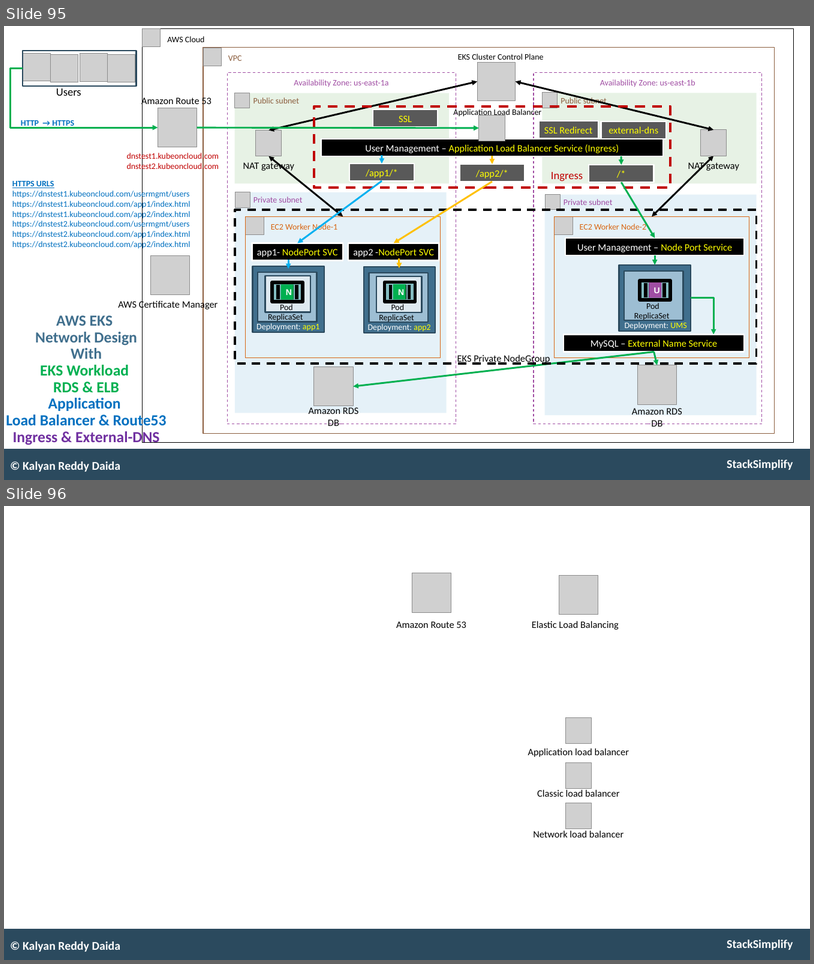
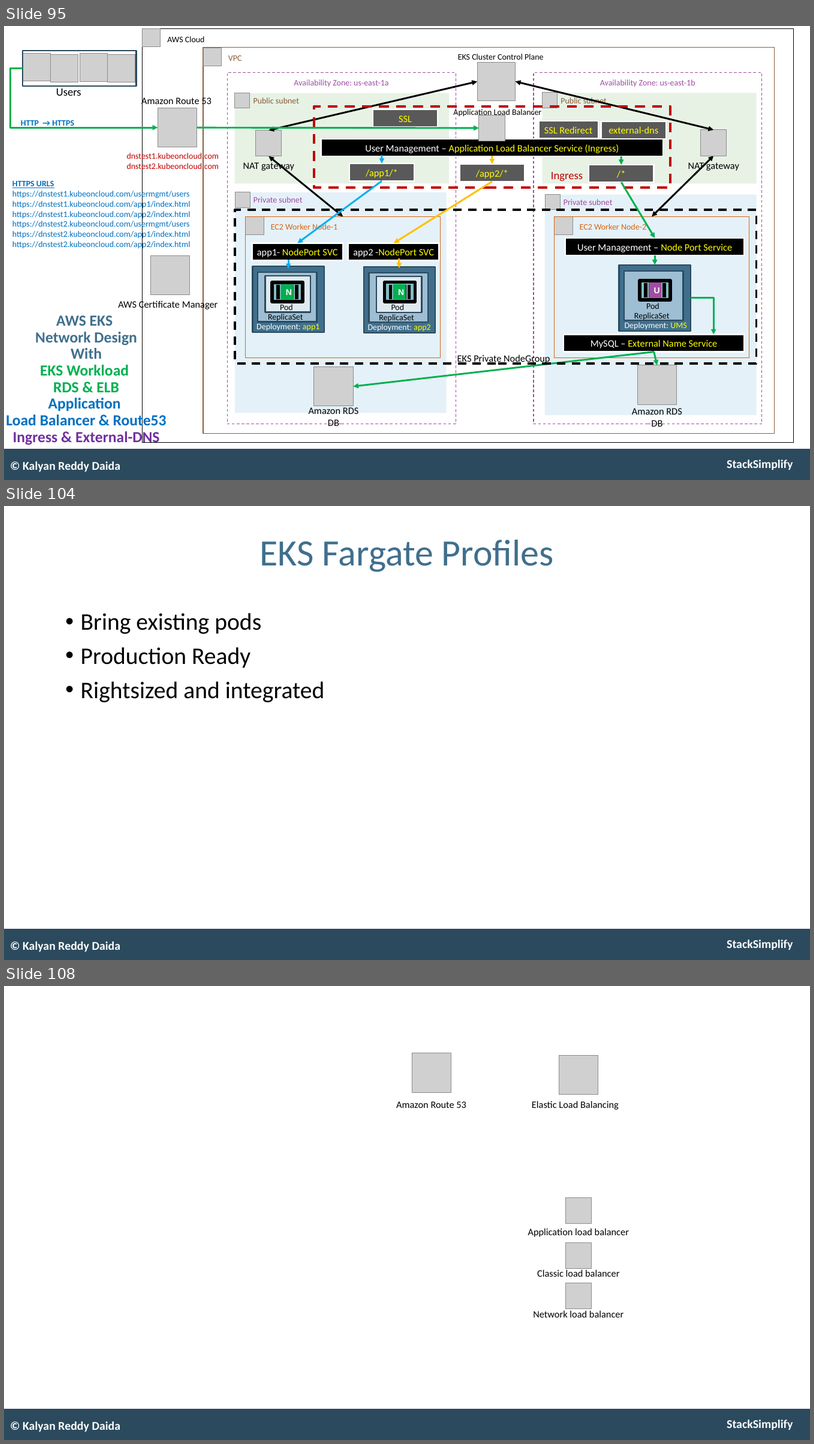
Before and after one commit to talvionyx/aws-eks-kubernetes-masterclass, a slide deck: presentation/AWS-Fargate-and-EKS-Masterclass.pptx. Shown one above the other, each under a label of ours: slides 95 and 96 before the commit, slides 95, 104 and 108 after it; the slides between them are not shown. The pictures are 814x964 and 814x1444 pixels, drawn with LibreOffice and Linux fonts; fonts in the diff are those of the drawing; grey boxes stand for pictures. Boxes give left, top, right and bottom in pixels: in the first picture for what was removed or moved away, otherwise in the second. Text is boxed around its words. In the diff, an @@ line names an element or a change of style, - is before the commit and + after.

```diff
--- a/presentation/AWS-Fargate-and-EKS-Masterclass.pptx
+++ b/presentation/AWS-Fargate-and-EKS-Masterclass.pptx
@@ slide 104 added at (x1=4, y1=506, x2=810, y2=960), background #FFFFFF; not listed: 2 template elements that a slide beside it also shows @@
@@ title added at (x1=260, y1=540, x2=554, y2=572), 53 pt, text #406F8D @@
+EKS Fargate Profiles
@@ text added at (x1=81, y1=613, x2=325, y2=702), 34 pt, text #000000 @@
+• Bring existing pods
+• Production Ready
+• Rightsized and integrated
@@ text added at (x1=23, y1=941, x2=121, y2=951), 17 pt, text #FFFFFF, bold @@
+© Kalyan Reddy Daida
@@ what was slide 96 is now slide 108 @@
```
Also in this commit, not shown: 1 slide changed, 11 other slides added, 30 other files.
